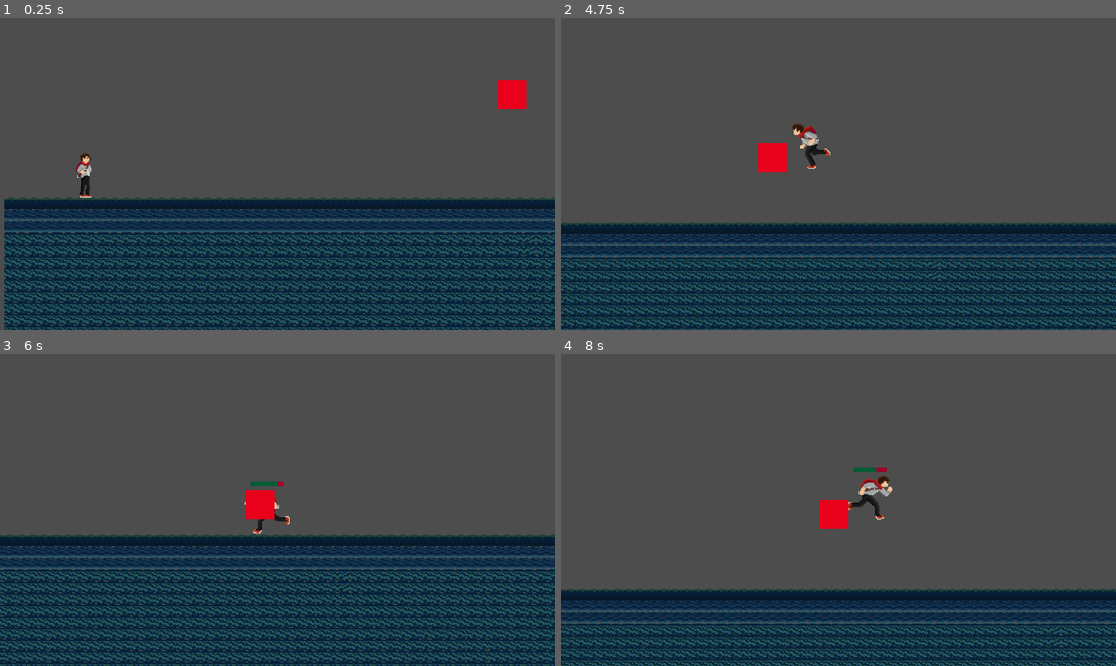
Above: before the commit, frames 1-4 (two rows, left to right).
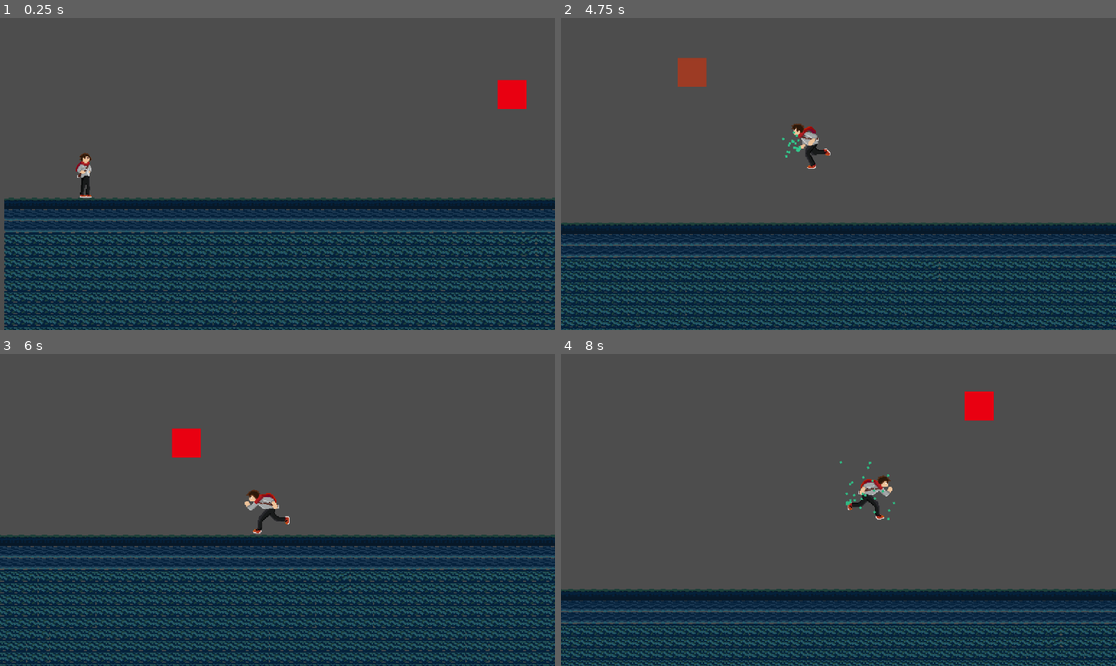
Above: after the commit, the same moments.

Repository: GuilhermeBisse/Tower-of-Death
Game: Godot game, scene res://Scenes/lobby.tscn
The game is run twice, just before and just after one commit, with the same random seed, the same clock (stepped at 60 frames per second) and the same inputs.
Inputs:
- Up to frame 1 (0.25 s): no input
- Up to frame 2 (4.75 s): hold D (right) 0.53-2.03 s; tap Space (jump) at 0.77, 1.52, 3.02, 3.77, 4.52 s; hold A (left) 2.03-2.78 s; hold D (right) 2.78-4.28 s; hold A (left) from 4.28 s (still down)
- Up to frame 3 (6 s): release A (left) at 5.03 s; hold D (right) 5.03-5.78 s; hold A (left) from 5.78 s (still down)
- Up to frame 4 (8 s): tap Space (jump) at 6.02, 6.77, 7.52 s; release A (left) at 7.28 s; hold D (right) from 7.28 s (still down)

The runs differ from the first frame. In frame 2, 1.0% of the frame differs, in the area x 21-44%, y 12-50%; in frame 3, 1.1%; in frame 4, 1.2%, in the area x 46-78%, y 12-57%.

Commit message:
particles test on enemy

Diff:
--- a/Prefabs/enemy_1.tscn
+++ b/Prefabs/enemy_1.tscn
@@ -1,6 +1,9 @@
-[gd_scene load_steps=5 format=3 uid="uid://c2hcqohgaw0t5"]
+[gd_scene load_steps=9 format=3 uid="uid://c2hcqohgaw0t5"]
 
 [ext_resource type="Script" path="res://Scripts/enemy_1.gd" id="1_riyx6"]
+
+[sub_resource type="RectangleShape2D" id="RectangleShape2D_slq3n"]
+size = Vector2(42, 42)
 
 [sub_resource type="CircleShape2D" id="CircleShape2D_qncv4"]
 radius = 198.01
@@ -8,19 +11,62 @@
 [sub_resource type="CircleShape2D" id="CircleShape2D_gs42d"]
 radius = 158.0
 
-[sub_resource type="RectangleShape2D" id="RectangleShape2D_slq3n"]
-size = Vector2(40, 40)
+[sub_resource type="Animation" id="Animation_dbkeg"]
+resource_name = "new_animation"
+
+[sub_resource type="Animation" id="Animation_57l3a"]
+resource_name = "hurt"
+length = 0.2
+tracks/0/type = "value"
+tracks/0/imported = false
+tracks/0/enabled = true
+tracks/0/path = NodePath("CollisionArea/ColorRect:color")
+tracks/0/interp = 1
+tracks/0/loop_wrap = true
+tracks/0/keys = {
+"times": PackedFloat32Array(0, 0.2),
+"transitions": PackedFloat32Array(1, 1),
+"update": 0,
+"values": [Color(0.0196078, 0.694118, 0.290196, 1), Color(0.914954, 0, 0.0668436, 1)]
+}
+
+[sub_resource type="Animation" id="Animation_m2ynq"]
+length = 0.001
+tracks/0/type = "value"
+tracks/0/imported = false
+tracks/0/enabled = true
+tracks/0/path = NodePath("CollisionArea/ColorRect:color")
+tracks/0/interp = 1
+tracks/0/loop_wrap = true
+tracks/0/keys = {
+"times": PackedFloat32Array(0),
+"transitions": PackedFloat32Array(1),
+"update": 0,
+"values": [Color(0.914954, 0, 0.0668436, 1)]
+}
+
+[sub_resource type="AnimationLibrary" id="AnimationLibrary_hh2wh"]
+_data = {
+"RESET": SubResource("Animation_m2ynq"),
+"hurt": SubResource("Animation_57l3a"),
+"new_animation": SubResource("Animation_dbkeg")
+}
 
 [node name="Enemy1" type="CharacterBody2D"]
 script = ExtResource("1_riyx6")
 
+[node name="HurtBox" type="CollisionShape2D" parent="."]
+shape = SubResource("RectangleShape2D_slq3n")
+
 [node name="SightArea" type="Area2D" parent="."]
+visible = false
 
 [node name="CollisionShape2D" type="CollisionShape2D" parent="SightArea"]
 shape = SubResource("CircleShape2D_qncv4")
 debug_color = Color(0.892952, 0.14188, 0.707504, 0.42)
 
 [node name="DashArea" type="Area2D" parent="."]
+visible = false
 
 [node name="CollisionShape2D" type="CollisionShape2D" parent="DashArea"]
 position = Vector2(1, 0)
@@ -34,10 +80,15 @@
 offset_top = -20.0
 offset_right = 20.0
 offset_bottom = 20.0
-color = Color(0.913725, 0, 0.105882, 1)
+color = Color(0.914954, 0, 0.0668436, 1)
 
-[node name="HurtBox" type="CollisionShape2D" parent="CollisionArea"]
+[node name="HitBox" type="CollisionShape2D" parent="CollisionArea"]
 shape = SubResource("RectangleShape2D_slq3n")
+
+[node name="anim" type="AnimationPlayer" parent="."]
+libraries = {
+"": SubResource("AnimationLibrary_hh2wh")
+}
 
 [connection signal="body_entered" from="SightArea" to="." method="_on_sight_area_body_entered"]
 [connection signal="body_entered" from="DashArea" to="." method="_on_dash_area_body_entered"]
--- /dev/null
+++ b/Prefabs/hit_particle.tscn
@@ -0,0 +1,30 @@
+[gd_scene load_steps=4 format=3 uid="uid://dhl43v56fun4x"]
+
+[sub_resource type="Gradient" id="Gradient_pk62r"]
+offsets = PackedFloat32Array(0.032967, 1)
+colors = PackedColorArray(1, 1, 1, 1, 0.87, 0.87, 0.87, 1)
+
+[sub_resource type="GradientTexture1D" id="GradientTexture1D_33omx"]
+gradient = SubResource("Gradient_pk62r")
+use_hdr = true
+
+[sub_resource type="ParticleProcessMaterial" id="ParticleProcessMaterial_3gncw"]
+particle_flag_disable_z = true
+velocity_pivot = Vector3(10, 0, 0)
+spread = 61.364
+initial_velocity_max = 136.06
+angular_velocity_max = 65.45
+gravity = Vector3(0, 0, 0)
+scale_min = 3.0
+scale_max = 3.0
+color = Color(0.2, 0.780392, 0.54902, 1)
+color_ramp = SubResource("GradientTexture1D_33omx")
+
+[node name="GPUParticles2D" type="GPUParticles2D"]
+emitting = false
+amount = 30
+process_material = SubResource("ParticleProcessMaterial_3gncw")
+one_shot = true
+speed_scale = 1.86
+explosiveness = 0.68
+randomness = 0.27
--- a/Scenes/lobby.tscn
+++ b/Scenes/lobby.tscn
@@ -7,52 +7,136 @@
 [sub_resource type="TileSetAtlasSource" id="TileSetAtlasSource_084tw"]
 texture = ExtResource("2_5xgrh")
 0:0/0 = 0
+0:0/0/physics_layer_0/linear_velocity = Vector2(0, 0)
+0:0/0/physics_layer_0/angular_velocity = 0.0
 1:0/0 = 0
+1:0/0/physics_layer_0/linear_velocity = Vector2(0, 0)
+1:0/0/physics_layer_0/angular_velocity = 0.0
 2:0/0 = 0
+2:0/0/physics_layer_0/linear_velocity = Vector2(0, 0)
+2:0/0/physics_layer_0/angular_velocity = 0.0
 3:0/0 = 0
+3:0/0/physics_layer_0/linear_velocity = Vector2(0, 0)
+3:0/0/physics_layer_0/angular_velocity = 0.0
 4:0/0 = 0
+4:0/0/physics_layer_0/linear_velocity = Vector2(0, 0)
+4:0/0/physics_layer_0/angular_velocity = 0.0
 4:0/0/physics_layer_0/polygon_0/points = PackedVector2Array(-8, -8, 8, -8, 8, 8, -8, 8)
 5:0/0 = 0
+5:0/0/physics_layer_0/linear_velocity = Vector2(0, 0)
+5:0/0/physics_layer_0/angular_velocity = 0.0
 0:1/0 = 0
+0:1/0/physics_layer_0/linear_velocity = Vector2(0, 0)
+0:1/0/physics_layer_0/angular_velocity = 0.0
 0:1/0/physics_layer_0/polygon_0/points = PackedVector2Array(-8, -8, 8, -8, 8, 8, -8, 8)
 1:1/0 = 0
+1:1/0/physics_layer_0/linear_velocity = Vector2(0, 0)
+1:1/0/physics_layer_0/angular_velocity = 0.0
 1:1/0/physics_layer_0/polygon_0/points = PackedVector2Array(-8, -8, 8, -8, 8, 8, -8, 8)
 2:1/0 = 0
+2:1/0/physics_layer_0/linear_velocity = Vector2(0, 0)
+2:1/0/physics_layer_0/angular_velocity = 0.0
 2:1/0/physics_layer_0/polygon_0/points = PackedVector2Array(-8, -8, 8, -8, 8, 8, -8, 8)
 3:1/0 = 0
+3:1/0/physics_layer_0/linear_velocity = Vector2(0, 0)
+3:1/0/physics_layer_0/angular_velocity = 0.0
 3:1/0/physics_layer_0/polygon_0/points = PackedVector2Array(-8, -8, 8, -8, 8, 8, -8, 8)
 4:1/0 = 0
+4:1/0/physics_layer_0/linear_velocity = Vector2(0, 0)
+4:1/0/physics_layer_0/angular_velocity = 0.0
 5:1/0 = 0
+5:1/0/physics_layer_0/linear_velocity = Vector2(0, 0)
+5:1/0/physics_layer_0/angular_velocity = 0.0
 0:2/0 = 0
+0:2/0/physics_layer_0/linear_velocity = Vector2(0, 0)
+0:2/0/physics_layer_0/angular_velocity = 0.0
 1:2/0 = 0
+1:2/0/physics_layer_0/linear_velocity = Vector2(0, 0)
+1:2/0/physics_layer_0/angular_velocity = 0.0
 2:2/0 = 0
+2:2/0/physics_layer_0/linear_velocity = Vector2(0, 0)
+2:2/0/physics_layer_0/angular_velocity = 0.0
 3:2/0 = 0
+3:2/0/physics_layer_0/linear_velocity = Vector2(0, 0)
+3:2/0/physics_layer_0/angular_velocity = 0.0
 5:2/0 = 0
+5:2/0/physics_layer_0/linear_velocity = Vector2(0, 0)
+5:2/0/physics_layer_0/angular_velocity = 0.0
 1:3/0 = 0
+1:3/0/physics_layer_0/linear_velocity = Vector2(0, 0)
+1:3/0/physics_layer_0/angular_velocity = 0.0
 2:3/0 = 0
+2:3/0/physics_layer_0/linear_velocity = Vector2(0, 0)
+2:3/0/physics_layer_0/angular_velocity = 0.0
 3:3/0 = 0
+3:3/0/physics_layer_0/linear_velocity = Vector2(0, 0)
+3:3/0/physics_layer_0/angular_velocity = 0.0
 5:3/0 = 0
+5:3/0/physics_layer_0/linear_velocity = Vector2(0, 0)
+5:3/0/physics_layer_0/angular_velocity = 0.0
 1:4/0 = 0
+1:4/0/physics_layer_0/linear_velocity = Vector2(0, 0)
+1:4/0/physics_layer_0/angular_velocity = 0.0
 2:4/0 = 0
+2:4/0/physics_layer_0/linear_velocity = Vector2(0, 0)
+2:4/0/physics_layer_0/angular_velocity = 0.0
 3:4/0 = 0
+3:4/0/physics_layer_0/linear_velocity = Vector2(0, 0)
+3:4/0/physics_layer_0/angular_velocity = 0.0
 4:4/0 = 0
+4:4/0/physics_layer_0/linear_velocity = Vector2(0, 0)
+4:4/0/physics_layer_0/angular_velocity = 0.0
 5:4/0 = 0
+5:4/0/physics_layer_0/linear_velocity = Vector2(0, 0)
+5:4/0/physics_layer_0/angular_velocity = 0.0
 1:5/0 = 0
+1:5/0/physics_layer_0/linear_velocity = Vector2(0, 0)
+1:5/0/physics_layer_0/angular_velocity = 0.0
 2:5/0 = 0
+2:5/0/physics_layer_0/linear_velocity = Vector2(0, 0)
+2:5/0/physics_layer_0/angular_velocity = 0.0
 3:5/0 = 0
+3:5/0/physics_layer_0/linear_velocity = Vector2(0, 0)
+3:5/0/physics_layer_0/angular_velocity = 0.0
 4:5/0 = 0
+4:5/0/physics_layer_0/linear_velocity = Vector2(0, 0)
+4:5/0/physics_layer_0/angular_velocity = 0.0
 5:5/0 = 0
+5:5/0/physics_layer_0/linear_velocity = Vector2(0, 0)
+5:5/0/physics_layer_0/angular_velocity = 0.0
 1:6/0 = 0
+1:6/0/physics_layer_0/linear_velocity = Vector2(0, 0)
+1:6/0/physics_layer_0/angular_velocity = 0.0
 2:6/0 = 0
+2:6/0/physics_layer_0/linear_velocity = Vector2(0, 0)
+2:6/0/physics_layer_0/angular_velocity = 0.0
 3:6/0 = 0
+3:6/0/physics_layer_0/linear_velocity = Vector2(0, 0)
+3:6/0/physics_layer_0/angular_velocity = 0.0
 4:6/0 = 0
+4:6/0/physics_layer_0/linear_velocity = Vector2(0, 0)
+4:6/0/physics_layer_0/angular_velocity = 0.0
 5:6/0 = 0
+5:6/0/physics_layer_0/linear_velocity = Vector2(0, 0)
+5:6/0/physics_layer_0/angular_velocity = 0.0
 0:7/0 = 0
+0:7/0/physics_layer_0/linear_velocity = Vector2(0, 0)
+0:7/0/physics_layer_0/angular_velocity = 0.0
 1:7/0 = 0
+1:7/0/physics_layer_0/linear_velocity = Vector2(0, 0)
+1:7/0/physics_layer_0/angular_velocity = 0.0
 2:7/0 = 0
+2:7/0/physics_layer_0/linear_velocity = Vector2(0, 0)
+2:7/0/physics_layer_0/angular_velocity = 0.0
 3:7/0 = 0
+3:7/0/physics_layer_0/linear_velocity = Vector2(0, 0)
+3:7/0/physics_layer_0/angular_velocity = 0.0
 4:7/0 = 0
+4:7/0/physics_layer_0/linear_velocity = Vector2(0, 0)
+4:7/0/physics_layer_0/angular_velocity = 0.0
 5:7/0 = 0
+5:7/0/physics_layer_0/linear_velocity = Vector2(0, 0)
+5:7/0/physics_layer_0/angular_velocity = 0.0
 
 [sub_resource type="TileSet" id="TileSet_d5g0m"]
 physics_layer_0/collision_layer = 2
--- a/Scripts/enemy_1.gd
+++ b/Scripts/enemy_1.gd
@@ -1,11 +1,13 @@
 extends CharacterBody2D
 
+@onready var anim = $anim
 const SPEED = 10000.0
 var player
 var chasing = false
 var is_dashing = false
 var knockback_vector = Vector2.ZERO
 var dash_vector = Vector2.ZERO
+var soul_particle = preload("res://Prefabs/hit_particle.tscn")
 @onready var sight_area = $SightArea
 
 func _ready():
@@ -31,6 +33,12 @@
 
 func hurt():
 	knockback_vector = global_position - player.global_position
+	var soul_instance = soul_particle.instantiate()
+	soul_instance.global_position = global_position
+	soul_instance.emitting = true
+	soul_instance.rotation = (knockback_vector).angle()
+	anim.play("hurt")
+	get_parent().add_child(soul_instance)
 	var knockback_tween:= get_tree().create_tween()
 	knockback_tween.tween_property(self,"knockback_vector", Vector2.ZERO,0.25)
 
@@ -62,5 +70,5 @@
 			body.life -= 10
 			body.LifeBar.visible = true
 		else:
-			body.queue_free();
+			body.queue_free()
 			print("Você morreu seu animal!")
--- a/Scripts/player.gd
+++ b/Scripts/player.gd
@@ -50,4 +50,5 @@
 
 func _on_area_2d_body_entered(body):
 	if body.name == "Enemy1":
+		print("achei")
 		body.hurt()
--- a/project.godot
+++ b/project.godot
@@ -12,7 +12,7 @@
 
 config/name="Tower of Death"
 run/main_scene="res://Scenes/lobby.tscn"
-config/features=PackedStringArray("4.3", "Forward Plus")
+config/features=PackedStringArray("4.2", "Forward Plus")
 config/icon="res://icon.svg"
 
 [autoload]
@@ -23,19 +23,19 @@
 
 left={
 "deadzone": 0.5,
-"events": [Object(InputEventKey,"resource_local_to_scene":fa …(171 unchanged characters)… keycode":65,"key_label":0,"unicode":97,"location":0,"echo":false,"script":null)
-, Object(InputEventKey,"resource_local_to_scene":false,"reso …(166 unchanged characters)… ode":4194319,"key_label":0,"unicode":0,"location":0,"echo":false,"script":null)
+"events": [Object(InputEventKey,"resource_local_to_scene":fa …(171 unchanged characters)… keycode":65,"key_label":0,"unicode":97,"echo":false,"script":null)
+, Object(InputEventKey,"resource_local_to_scene":false,"reso …(166 unchanged characters)… ode":4194319,"key_label":0,"unicode":0,"echo":false,"script":null)
 ]
 }
 right={
 "deadzone": 0.5,
-"events": [Object(InputEventKey,"resource_local_to_scene":fa …(172 unchanged characters)… eycode":68,"key_label":0,"unicode":100,"location":0,"echo":false,"script":null)
-, Object(InputEventKey,"resource_local_to_scene":false,"reso …(166 unchanged characters)… ode":4194321,"key_label":0,"unicode":0,"location":0,"echo":false,"script":null)
+"events": [Object(InputEventKey,"resource_local_to_scene":fa …(172 unchanged characters)… eycode":68,"key_label":0,"unicode":100,"echo":false,"script":null)
+, Object(InputEventKey,"resource_local_to_scene":false,"reso …(166 unchanged characters)… ode":4194321,"key_label":0,"unicode":0,"echo":false,"script":null)
 ]
 }
 jump={
 "deadzone": 0.5,
-"events": [Object(InputEventKey,"resource_local_to_scene":fa …(171 unchanged characters)… keycode":32,"key_label":0,"unicode":32,"location":0,"echo":false,"script":null)
+"events": [Object(InputEventKey,"resource_local_to_scene":fa …(171 unchanged characters)… keycode":32,"key_label":0,"unicode":32,"echo":false,"script":null)
 ]
 }
 
